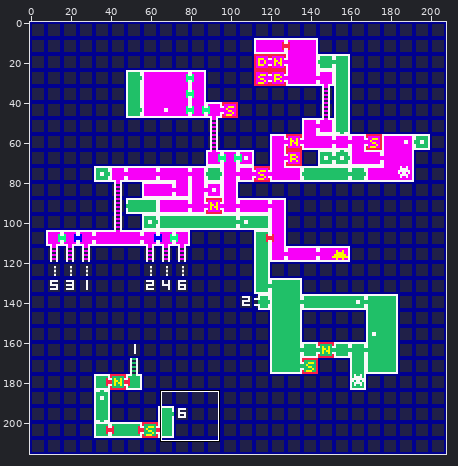
A sprite sheet gets an edit: var_ingamemaps/images/maps/deck.png. Above, an overview of the earlier version with the close-up marked.
Close-up. First the earlier version:
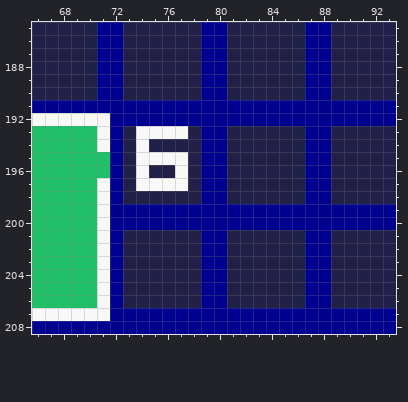
The file is 208x216 pixels. Shown: x 66..93, y 185..208.
Once edited:
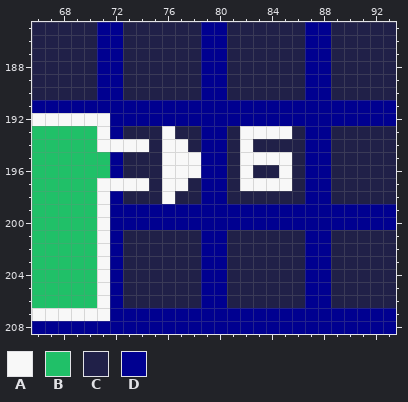
Palette (. is transparent): A #f8f8f8  B #20c068  C #202048  D #000090
The edit:
Colour A replaces colour C in row 193 at x 82 to 85; in row 194 at x 73, 76 to 77 and 82; in row 195 at x 78 and 82 to 85; in row 196 at x 76, 78, 82 and 85; in row 197 at x 73 and 82 to 85; in row 198 at x 76.
Colour A replaces colour D in row 194 at x 72; in row 197 at x 72.
Colour C replaces colour A in row 193 at x 74 to 75 and 77; in row 195 at x 74 to 75; in row 196 at x 74; in row 197 at x 75.
Where, in picture pixels (left, top, right, bottom), the same in both close-ups:
changed: (110, 126, 292, 204)
